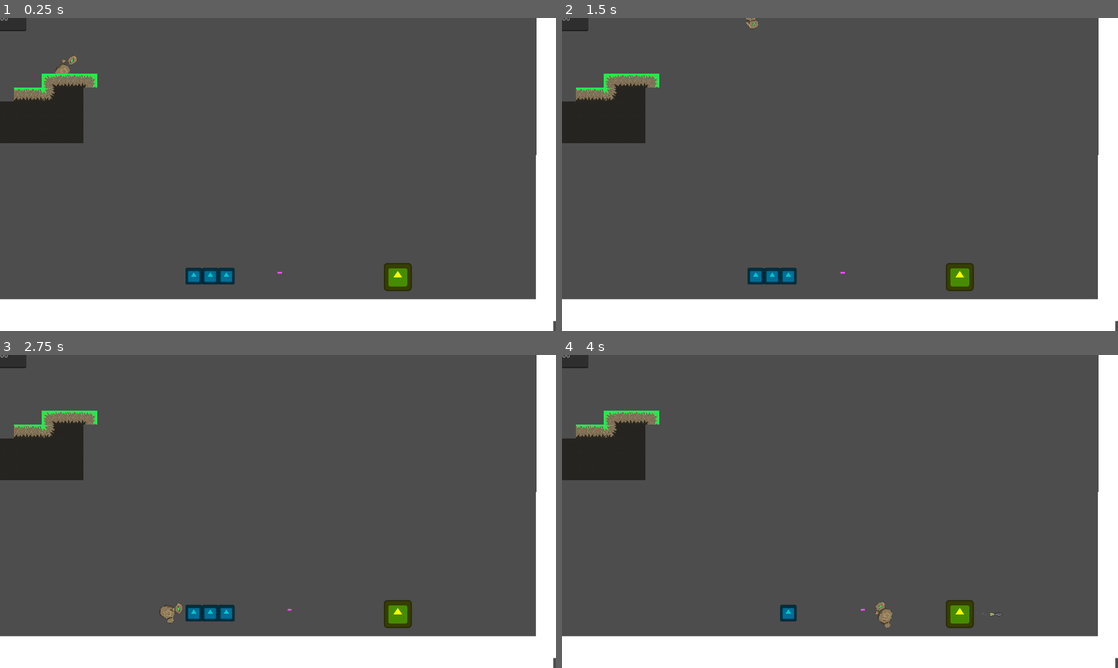
Above: before the commit, frames 1-4 (two rows, left to right).
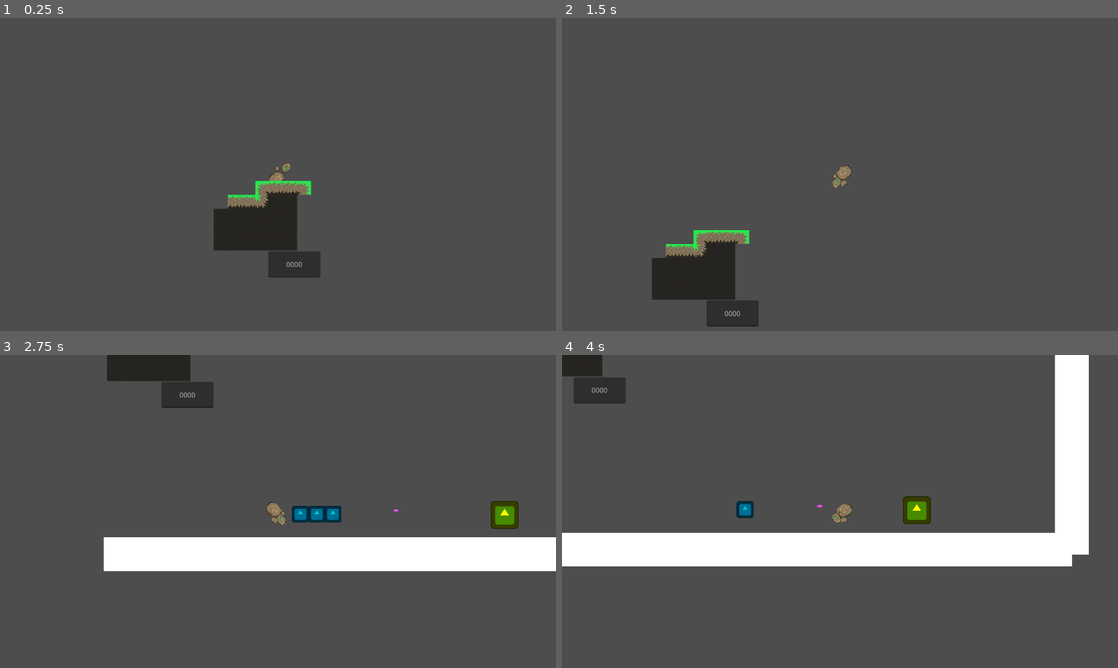
Above: after the commit, the same moments.

Repository: YhagoTomasini/LivreJam025
Game: Godot game, scene res://Scenes/main.tscn
The game is run twice, just before and just after one commit, with the same random seed, the same clock (stepped at 60 frames per second) and the same inputs. The engine's default icon, where the game draws it, is replaced by a stand-in: a white triangle on a blue panel in a dark square.
Inputs (mouse positions are in pixels of both pictures, inside the frame that each line leads up to):
- Up to frame 1 (0.25 s): no input
- Up to frame 2 (1.5 s): tap Enter at 0.5 s; move the mouse to (645, 155) at 0.52 s; press the mouse at (645, 155) at 0.53 s; hold Right (ui_right) from 0.53 s (still down); tap Up (ui_up) at 0.77 s; move the mouse to (728, 190) at 1.27 s; release the mouse at (728, 190) at 1.28 s; click (728, 190) at 1.35 s
- Up to frame 3 (2.75 s): tap Up (ui_up) at 1.52 s; move the mouse to (333, 442) at 2.02 s; release Right (ui_right) at 2.03 s; press the mouse at (333, 442) at 2.03 s; hold Left (ui_left) from 2.03 s (still down)
- Up to frame 4 (4 s): move the mouse to (812, 574) at 2.77 s; release Left (ui_left) at 2.78 s; release the mouse at (812, 574) at 2.78 s; hold Right (ui_right) from 2.78 s (still down); click (812, 574) at 2.85 s; tap Up (ui_up) at 3.02, 3.77 s; move the mouse to (1006, 558) at 3.52 s; press the mouse at (1006, 558) at 3.53 s

The runs differ from the first frame. In frame 1, 21% of the frame differs, in the area x 0-100%, y 0-100%; in frame 2, 21%; in frame 3, 29%; in frame 4, 33%.

Commit message:
main, golem, control

Diff:
--- a/Scenes/main.tscn
+++ b/Scenes/main.tscn
@@ -2,11 +2,11 @@
 
 [ext_resource type="Script" uid="uid://hnnedxkee0th" path="res://Scripts/main.gd" id="1_bo1nx"]
 [ext_resource type="PackedScene" uid="uid://b0xvsyyppr2be" path="res://Prefabs/golem.tscn" id="1_jjgbg"]
-[ext_resource type="Script" uid="uid://b6ftgsm6a3f8p" path="res://Scenes/colisor_text_box.gd" id="3_8gbba"]
-[ext_resource type="Script" path="res://Scenes/control.gd" id="4_kry3j"]
+[ext_resource type="Script" uid="uid://b6ftgsm6a3f8p" path="res://Scripts/colisor_text_box.gd" id="3_8gbba"]
+[ext_resource type="Script" uid="uid://b5nx4oysbgg26" path="res://Scripts/control.gd" id="4_kry3j"]
 [ext_resource type="PackedScene" uid="uid://cgxqlq1ldgv6v" path="res://Prefabs/fall_plataform.tscn" id="5_kry3j"]
-[ext_resource type="PackedScene" uid="uid://kjmn82yeideq" path="res://Scenes/moving_plataform.tscn" id="6_21xkr"]
-[ext_resource type="PackedScene" uid="uid://csmantk15jjj0" path="res://Prefabs/totem_atirador.tscn" id="7_6bp64"]
+[ext_resource type="PackedScene" path="res://Scenes/moving_plataform.tscn" id="6_21xkr"]
+[ext_resource type="PackedScene" path="res://Prefabs/totem_atirador.tscn" id="7_6bp64"]
 [ext_resource type="Texture2D" uid="uid://87uggv1tvkjd" path="res://Images/tilemap_grama.png" id="8_344ge"]
 
 [sub_resource type="CanvasTexture" id="CanvasTexture_bo1nx"]
@@ -126,6 +126,8 @@
 [node name="Golem" parent="." instance=ExtResource("1_jjgbg")]
 position = Vector2(148, 86)
 
+[node name="Camera2D" type="Camera2D" parent="Golem"]
+
 [node name="ColisorTextBox" type="Area2D" parent="."]
 position = Vector2(186, 320)
 scale = Vector2(1.8, 1.8)
@@ -140,17 +142,7 @@
 shape = SubResource("RectangleShape2D_jjvhh")
 debug_color = Color(0, 1, 0.701961, 0.419608)
 
-[node name="CanvasLayer" type="CanvasLayer" parent="."]
-
-[node name="Control" type="Control" parent="CanvasLayer"]
-layout_mode = 3
-anchors_preset = 0
-offset_right = 40.0
-offset_bottom = 40.0
-script = ExtResource("4_kry3j")
-
-[node name="TextBox" type="LineEdit" parent="CanvasLayer/Control"]
-layout_mode = 0
+[node name="TextBox" type="LineEdit" parent="."]
 offset_left = -59.0
 offset_top = -30.0
 offset_right = 61.0
@@ -165,6 +157,15 @@
 deselect_on_focus_loss_enabled = false
 drag_and_drop_selection_enabled = false
 caret_blink = true
+script = ExtResource("4_kry3j")
+
+[node name="CanvasLayer" type="CanvasLayer" parent="."]
+
+[node name="Control" type="Control" parent="CanvasLayer"]
+layout_mode = 3
+anchors_preset = 0
+offset_right = 40.0
+offset_bottom = 40.0
 
 [node name="fall_plataform" parent="." instance=ExtResource("5_kry3j")]
 position = Vector2(446, 594)
@@ -189,8 +190,8 @@
 
 [connection signal="mouse_entered" from="ColisorTextBox" to="ColisorTextBox" method="_on_mouse_entered"]
 [connection signal="mouse_exited" from="ColisorTextBox" to="ColisorTextBox" method="_on_mouse_exited"]
-[connection signal="editing_toggled" from="CanvasLayer/Control/TextBox" to="." method="_on_text_box_editing_toggled"]
-[connection signal="focus_entered" from="CanvasLayer/Control/TextBox" to="." method="_on_text_box_focus_entered"]
-[connection signal="focus_exited" from="CanvasLayer/Control/TextBox" to="." method="_on_text_box_focus_exited"]
-[connection signal="text_changed" from="CanvasLayer/Control/TextBox" to="." method="_on_text_box_text_changed"]
-[connection signal="text_submitted" from="CanvasLayer/Control/TextBox" to="." method="_on_text_box_text_submitted"]
+[connection signal="editing_toggled" from="TextBox" to="." method="_on_text_box_editing_toggled"]
+[connection signal="focus_entered" from="TextBox" to="." method="_on_text_box_focus_entered"]
+[connection signal="focus_exited" from="TextBox" to="." method="_on_text_box_focus_exited"]
+[connection signal="text_changed" from="TextBox" to="." method="_on_text_box_text_changed"]
+[connection signal="text_submitted" from="TextBox" to="." method="_on_text_box_text_submitted"]
--- a/Scripts/control.gd
+++ b/Scripts/control.gd
@@ -1,10 +1,10 @@
-extends Control
+extends LineEdit
 
 
-@onready var meuColisor: Area2D = $"../../ColisorTextBox"
+@onready var meuColisor: Area2D = $"../ColisorTextBox"
 
 func _ready() -> void:
 	pass # Replace with function body.
 
 func _process(delta: float) -> void:
-	global_position = meuColisor.position
+	global_position = meuColisor.position - Vector2(60, 30)
--- a/Scripts/golem.gd
+++ b/Scripts/golem.gd
@@ -2,8 +2,14 @@
 
 @onready var anim: AnimatedSprite2D = $Sprite2D
 
+var base_scale_x: float
+
+func _ready() -> void:
+	base_scale_x = anim.scale.x
+	att_animVelo()
+
 func att_animVelo() -> void:
-	anim.speed_scale = anim.speed_scale * (Globals.VELO/100)
+	anim.speed_scale = Globals.VELO/100
 
 func _physics_process(delta: float) -> void:
 
@@ -18,6 +24,11 @@
 			velocity.y = Globals.PULO
 
 		var direction := Input.get_axis("ui_left", "ui_right")
+		if direction < 0 and anim.scale.x == base_scale_x:
+			anim.scale.x = -base_scale_x
+		if direction > 0:
+			anim.scale.x = base_scale_x
+
 		if direction:
 			velocity.x = direction * Globals.VELO
 			anim.play("Anim")
@@ -25,9 +36,12 @@
 			velocity.x = move_toward(velocity.x, 0, Globals.VELO)
 			anim.play("Idle")
 
+
 	else:
 		velocity.x = 0
 		anim.play("Idle")
+
+
 
 	move_and_slide()
 
--- a/Scripts/main.gd
+++ b/Scripts/main.gd
@@ -1,6 +1,7 @@
 extends Node2D
 
-@onready var textBox: LineEdit = $CanvasLayer/Control/TextBox
+@onready var textBox: LineEdit = $TextBox
+@onready var golem: CharacterBody2D = $Golem
 
 func _ready() -> void:
 	pass
@@ -25,6 +26,8 @@
 
 	if new_text.strip_edges() != "":
 		Globals.VELO = float(new_text)
+		golem.att_animVelo()
+
 
 
 func _on_text_box_text_changed(new_text: String) -> void:
